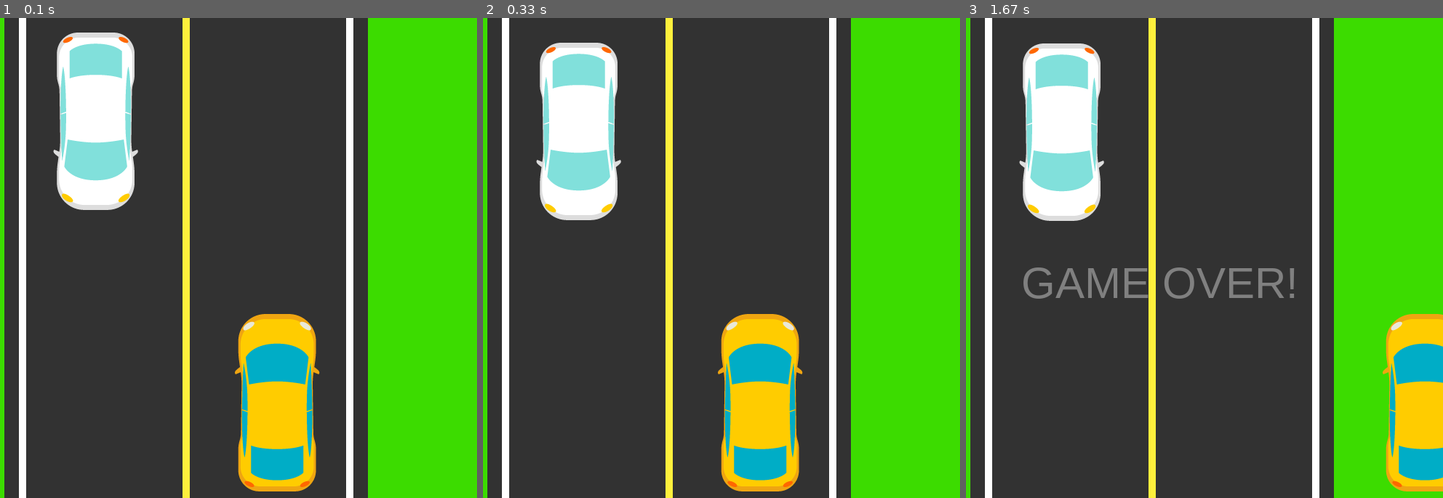
Above: before the commit, frames 1-3 (left to right).
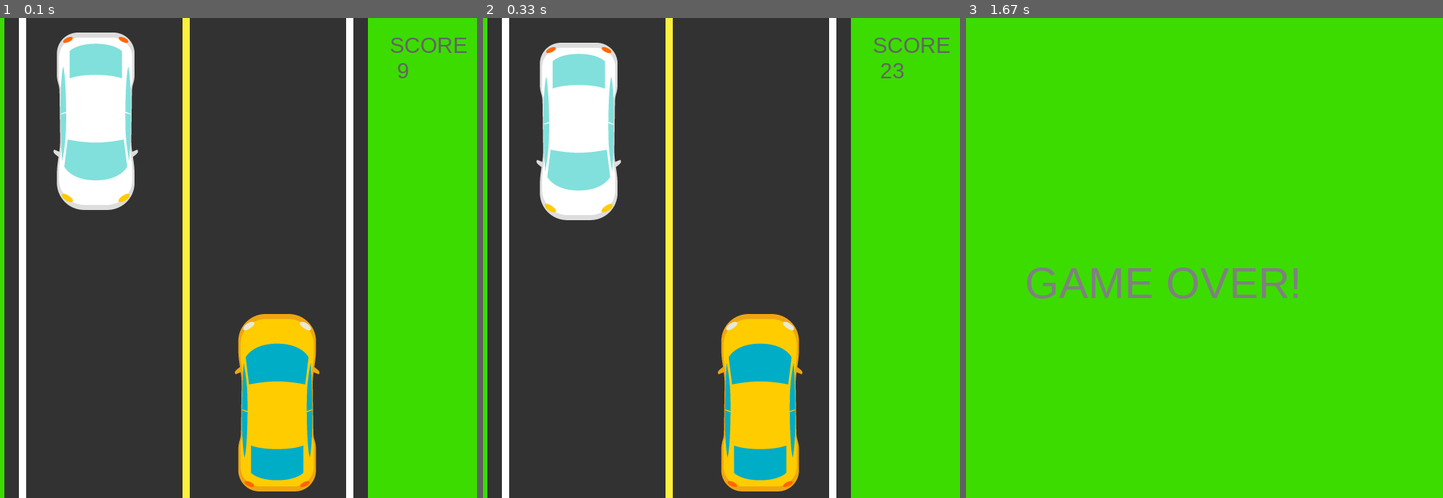
Above: after the commit, the same moments.

Repository: abidurrahman11/Pygame-Racing-Car
Game: pygame game, started from cargame.py
Same seed, same stepped clock (60 frames per second), same inputs: the game is played once before the commit and once after it.
Inputs:
- Up to frame 1 (0.1 s): no input
- Up to frame 2 (0.33 s): no input
- Up to frame 3 (1.67 s): hold Right 0.33-0.8 s

The runs differ from the first frame. In frame 1, 0.2% of the frame differs, in the area x 81-98%, y 4-13%; in frame 2, 0.3%; in frame 3, 80%, in the area x 0-100%, y 0-100%.

Commit message:
Added score display in top right corner

Diff:
--- a/cargame.py
+++ b/cargame.py
@@ -18,15 +18,21 @@
 screen = pygame.display.set_mode(size)
 
 pygame.display.set_caption("2D Car Game")
-screen.fill((60, 220, 0))
 
 game_over_font = pygame.font.SysFont("Arial", 60)
+score_font = pygame.font.SysFont("Arial", 30)
 def message_display(text, font, text_col, x, y):
     img = font.render(text, True, text_col)
+    img = img.convert_alpha()
     screen.blit(img, (x, y))
 
 def game_over():
-    message_display("GAME OVER!", game_over_font, (128, 128, 128), 220, 330)
+    message_display("GAME OVER!", game_over_font, (128, 128, 128), 225, 330)
+
+def score():
+    message_display("SCORE ", score_font, (100, 100, 100),680, 20)
+    message_display(str(newScore), score_font, (100, 100, 100),690, 55)
+
 
 #apply changes
 pygame.display.update()
@@ -42,15 +48,17 @@
 car2_loc.center = left_lane, height * 0.2
 
 # tracking the score
-counter = 0
+newScore = 0
+level = 0
 
 while running:
+    screen.fill((60, 220, 0))
     # if score is greater than 5000 then move to a new level and increase the speed of enemy car
-    counter += 1
-    if counter == 5000:
-        speed += 0.16
-        counter = 0
-        print("Level Up", speed)
+    newScore += 1
+    if newScore % 5000 == 0:
+        speed += .16
+        level += 1
+        print("Level Up!")
     # animate enemy vehicle
     # adding speed to change y-axis of car2_loc
     car2_loc[1] += speed
@@ -102,7 +110,9 @@
     # load the car on road
     screen.blit(car, car_loc)
     screen.blit(car2, car2_loc)
+    score()
     pygame.display.update()
+
 
     if not running:
         game_over()
